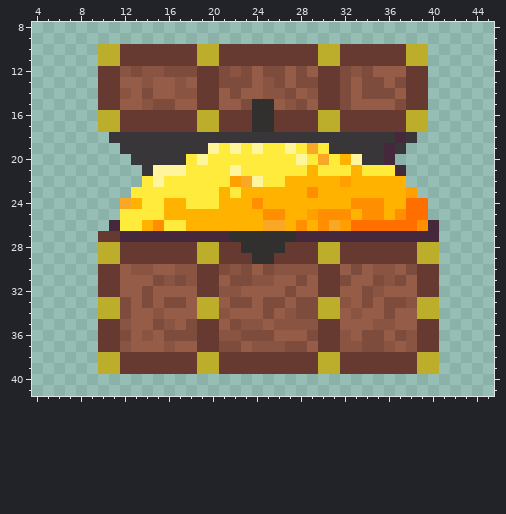
File history of a pixel-art sprite, chest.png. The first picture shows the starting point.
The file is 50x50 pixels. Shown: x 4..45, y 8..41.
Once edited:
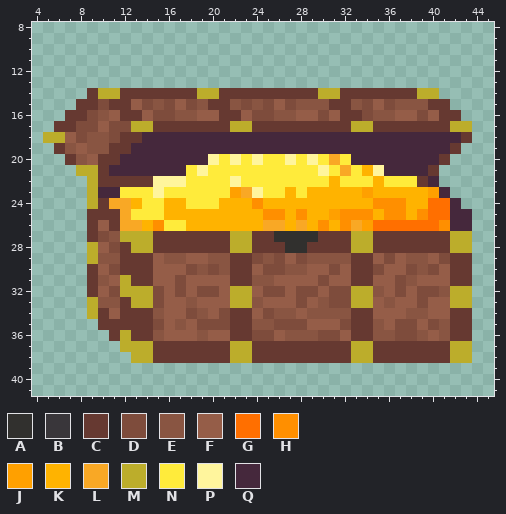
Palette (. is transparent): A #31302e  B #39363a  C #663931  D #7e4c3c  E #895542  F #955d48  G #ff6f00  H #ff8f00  J #ffa000  K #ffb300  L #f9a825  M #bcad2b  N #ffeb3b  P #fff59d  Q #45283c
From old to new:
Changed rows in their new state; - is an unchanged pixel.
first column x 5:
10 -----..............................----
11 -----..............................----
12 -----..............................----
13 -----..............................----
14 ----CMMCCCCCCCMMCCCCCCCCCMMCCCCCC-MM---
15 ---CCD-C-DE--DE-CE-ED-DEEE-CED-DEEECC--
16 --CCDEF--FDDEEFF--FDDEEFFDF--DEEFFDFCC-
17 -CCDDFDDMM----CC-MMCC----CC-MM---CCCCMM
18 MMFDEEDCCQQQQQQQQQQQQQQQQQQQQQQQ-QQQQQC
19 -CEFEECCQQQQQQQQQQQQQQQQQQQQQQQ-QQQQQC-
20 --CEFCCQQQQQQQQP-P-P--PNPNLNQQQ-QQQQC--
21 ---MMCQQQQQQQ-P--N------NP-LNKPQ-QQC---
22 ----MCCCCC-PP----PNN--NNNN-NNN-NNNCQ---
23 ----MQQN--P-----NJLPNN-NK----J---KKJQ--
24 ----MCL---------------------KK-HHKKGGQ-
25 ----CCCL---------------HKKJ-H-KH-KHGGQQ
26 ----CFCLL--------------L--KHLJ----GGHQQ
27 ----CDEMMMCCCCCCCMMCC--AACCCMMCCCCCCCMM
28 ----MFD-MM----CC-MMCCCAA-CC-MM----CCCMM
29 ----MEE---FEEFFEE--DEDFDEEEE--FDFEEFDCC
30 ----CFDCCC--FDEDECC--D--FFD-CCDF--EDFCC
31 ----CEFMCCFF-FFF-CC----F-DFFCCFF-EFFFCC
32 ----CFDMMMD-D-DDFMM-DDFDDFDDMM--D-DDEMM
33 ----MEECMMDFFEFF-MMEFF--FEDDMM-EFFDFFMM
34 ----MCFCCC---DEFDCC--E-FEEEECC-F-EEFFCC
35 -------CCC-FEFDDDCC-EDDDFFFDCC-FDDFDECC
36 -----.-MCCEFFFEFFCC---EEEDDFCCEE-DEFECC
37 -----..MMMCCCC--CMMCCCCCC--CMMCCCC--CMM
38 -----...MM----CC-MM------CC-MM----CCCMM
39 -----...............................---
Where, in picture pixels (left, top, right, bottom), the same in both pictures:
changed: (43, 44, 472, 374)
